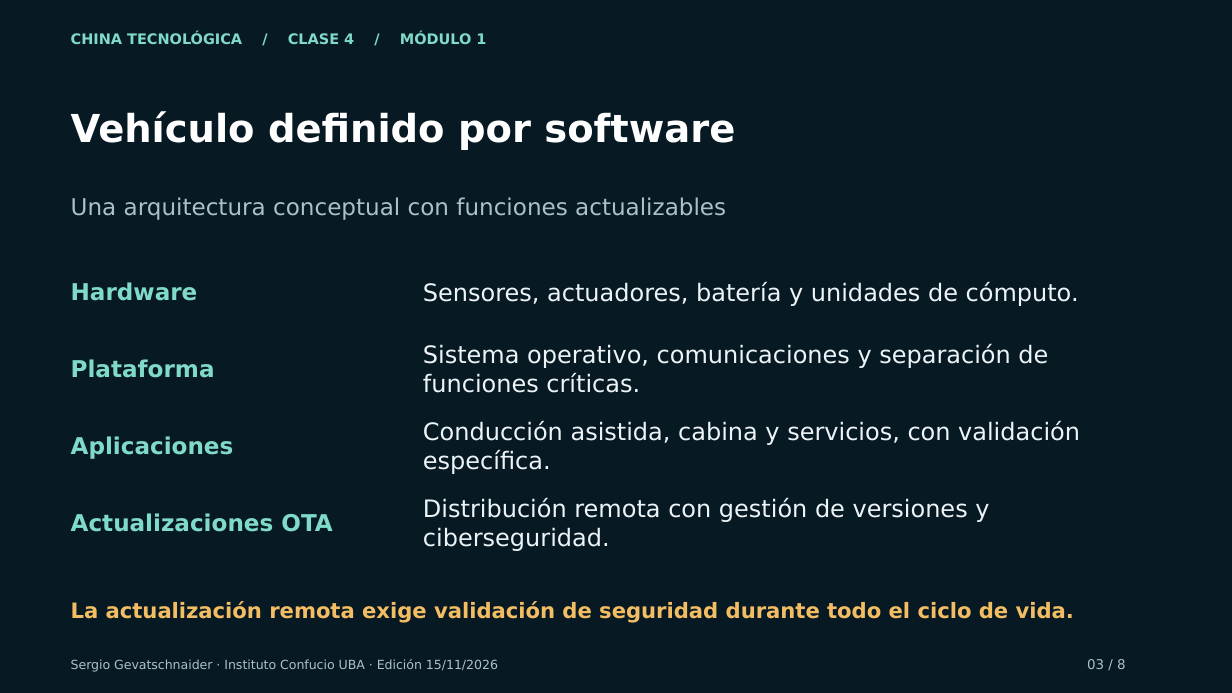
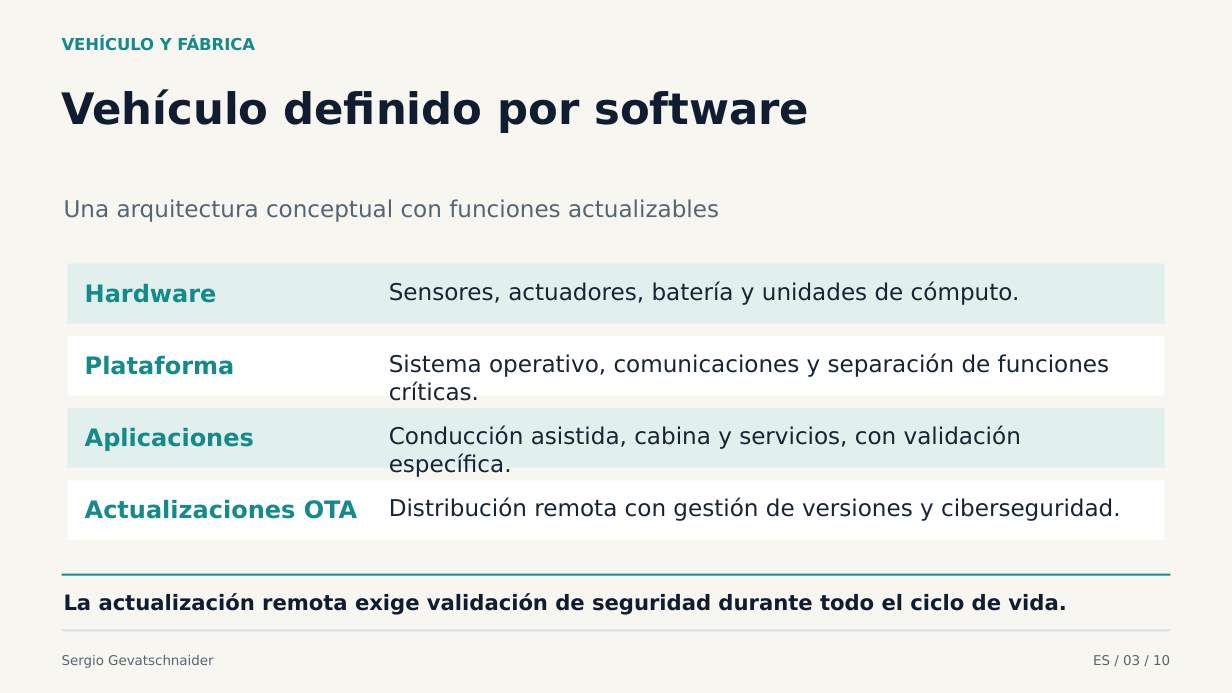
Before and after one commit to sgevatschnaider/Inteligencia-Artificial-y-Rob-tica-en-China, a slide deck: slide 3 of materiales/clase-4/ppt-1/presentacion.pptx. Drawn at 1232x693 pixels with LibreOffice and Linux fonts; fonts in the diff are those of the drawing. Boxes give left, top, right and bottom in pixels: in the first picture for what was removed or moved away, otherwise in the second. Text is boxed around its words. In the diff, an @@ line names an element or a change of style, - is before the commit and + after.

```diff
--- a/materiales/clase-4/ppt-1/presentacion.pptx
+++ b/materiales/clase-4/ppt-1/presentacion.pptx
@@ background #071923 to #F7F6F1 @@
@@ text added at (x1=62, y1=36, x2=255, y2=51), 12.8 pt, text #148A8B, bold @@
+VEHÍCULO Y FÁBRICA
@@ text removed at (x1=71, y1=32, x2=486, y2=44) @@
-CHINA TECNOLÓGICA / CLASE 4 / MÓDULO 1
@@ text "Vehículo definido por software" at (x1=62, y1=89, x2=809, y2=133): size 30 to 33.8 pt, text colour #FFFFFF to #101D31; vertical alignment middle to top @@
@@ text "Una arquitectura conceptual con funciones ..." moved from (x1=71, y1=197, x2=726, y2=220) to (x1=64, y1=199, x2=719, y2=222) @@
@@ text "Una arquitectura conceptual con funciones ..." at (x1=64, y1=199, x2=719, y2=222): text colour #AAC0CB to #536675; vertical alignment middle to top @@
@@ rectangle added at (x1=67, y1=263, x2=1165, y2=323), fill #E1F0ED @@
@@ size 18 to 18.8 pt, text colour #80DACA to #148A8B; vertical alignment middle to top in 4 elements at (x1=85, y1=427, x2=254, y2=451), (x1=85, y1=355, x2=235, y2=375), (x1=85, y1=499, x2=357, y2=519), (x1=85, y1=283, x2=217, y2=303) @@
@@ text "Hardware" moved from (x1=71, y1=282, x2=198, y2=301) to (x1=85, y1=283, x2=217, y2=303) @@
@@ size 18.8 to 18 pt, text colour #EDF4F7 to #172436; vertical alignment middle to top in 4 elements at (x1=389, y1=425, x2=1021, y2=477), (x1=389, y1=353, x2=1109, y2=401), (x1=389, y1=497, x2=1121, y2=521), (x1=389, y1=281, x2=1020, y2=305) @@
@@ text "Sensores, actuadores, batería y unidades ..." moved from (x1=423, y1=281, x2=1079, y2=306) to (x1=389, y1=281, x2=1020, y2=305) @@
@@ rectangle added at (x1=67, y1=336, x2=1165, y2=396), fill #FFFFFF @@
@@ text "Plataforma" moved from (x1=71, y1=359, x2=215, y2=378) to (x1=85, y1=355, x2=235, y2=375) @@
@@ text "Sistema operativo, comunicaciones y separación ..." moved from (x1=423, y1=344, x2=1048, y2=393) to (x1=389, y1=353, x2=1109, y2=401) @@
@@ rectangle added at (x1=67, y1=409, x2=1165, y2=469), fill #E1F0ED @@
@@ text "Aplicaciones" moved from (x1=71, y1=436, x2=234, y2=459) to (x1=85, y1=427, x2=254, y2=451) @@
@@ text "Conducción asistida, cabina y servicios, ..." moved from (x1=423, y1=421, x2=1080, y2=474) to (x1=389, y1=425, x2=1021, y2=477) @@
@@ rectangle added at (x1=67, y1=481, x2=1165, y2=541), fill #FFFFFF @@
@@ text "Actualizaciones OTA" moved from (x1=71, y1=513, x2=332, y2=532) to (x1=85, y1=499, x2=357, y2=519) @@
@@ text "Distribución remota con gestión de ..." moved from (x1=423, y1=498, x2=989, y2=551) to (x1=389, y1=497, x2=1121, y2=521) @@
@@ rectangle added at (x1=62, y1=574, x2=1171, y2=576), fill #148A8B @@
@@ text "La actualización remota exige validación ..." moved from (x1=71, y1=601, x2=1074, y2=623) to (x1=64, y1=593, x2=1066, y2=615) @@
@@ text "La actualización remota exige validación ..." at (x1=64, y1=593, x2=1066, y2=615): text colour #F3BD63 to #101D31; vertical alignment middle to top @@
@@ rectangle added at (x1=62, y1=629, x2=1171, y2=631), fill #D8E1E5 @@
@@ text added at (x1=62, y1=655, x2=213, y2=668), 10.5 pt, text #536675 @@
+Sergio Gevatschnaider
@@ text removed at (x1=71, y1=659, x2=498, y2=672) @@
-Sergio Gevatschnaider · Instituto Confucio UBA · Edición 15/11/2026
@@ text removed at (x1=1087, y1=659, x2=1126, y2=669) @@
-03 / 8
@@ text added at (x1=1093, y1=655, x2=1170, y2=665), 10.5 pt, text #536675 @@
+ES / 03 / 10
```
Also in this commit, not shown: 5 other slides changed, 4 slides added, 2 slides removed, 46 other files.
